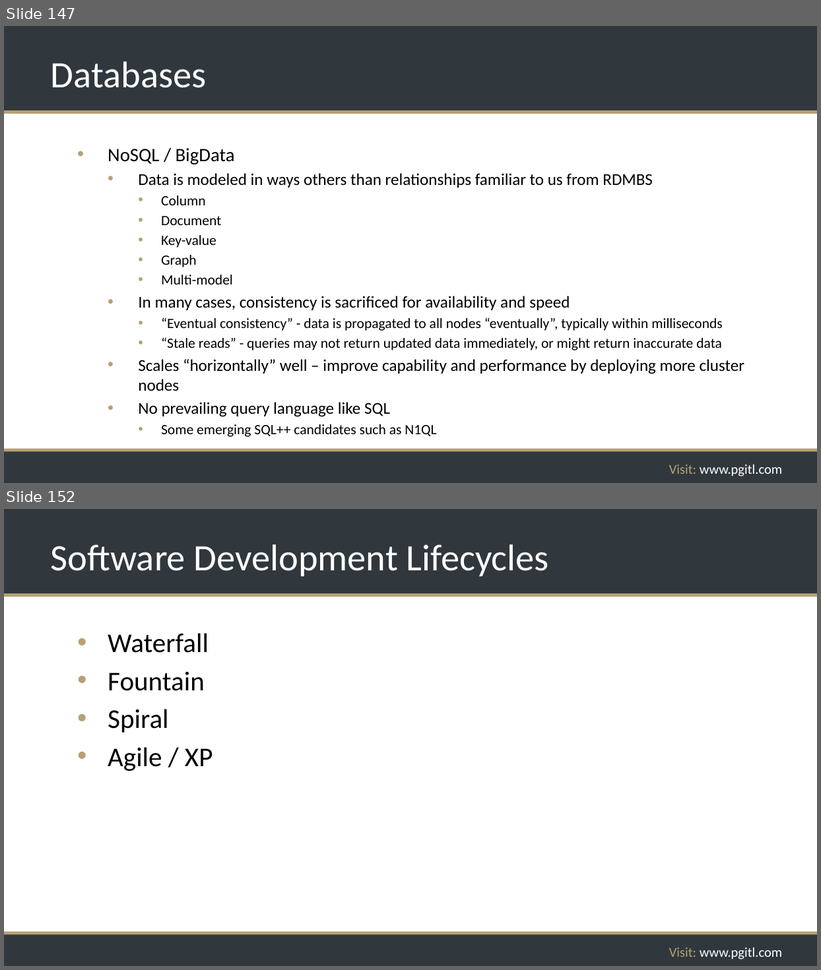
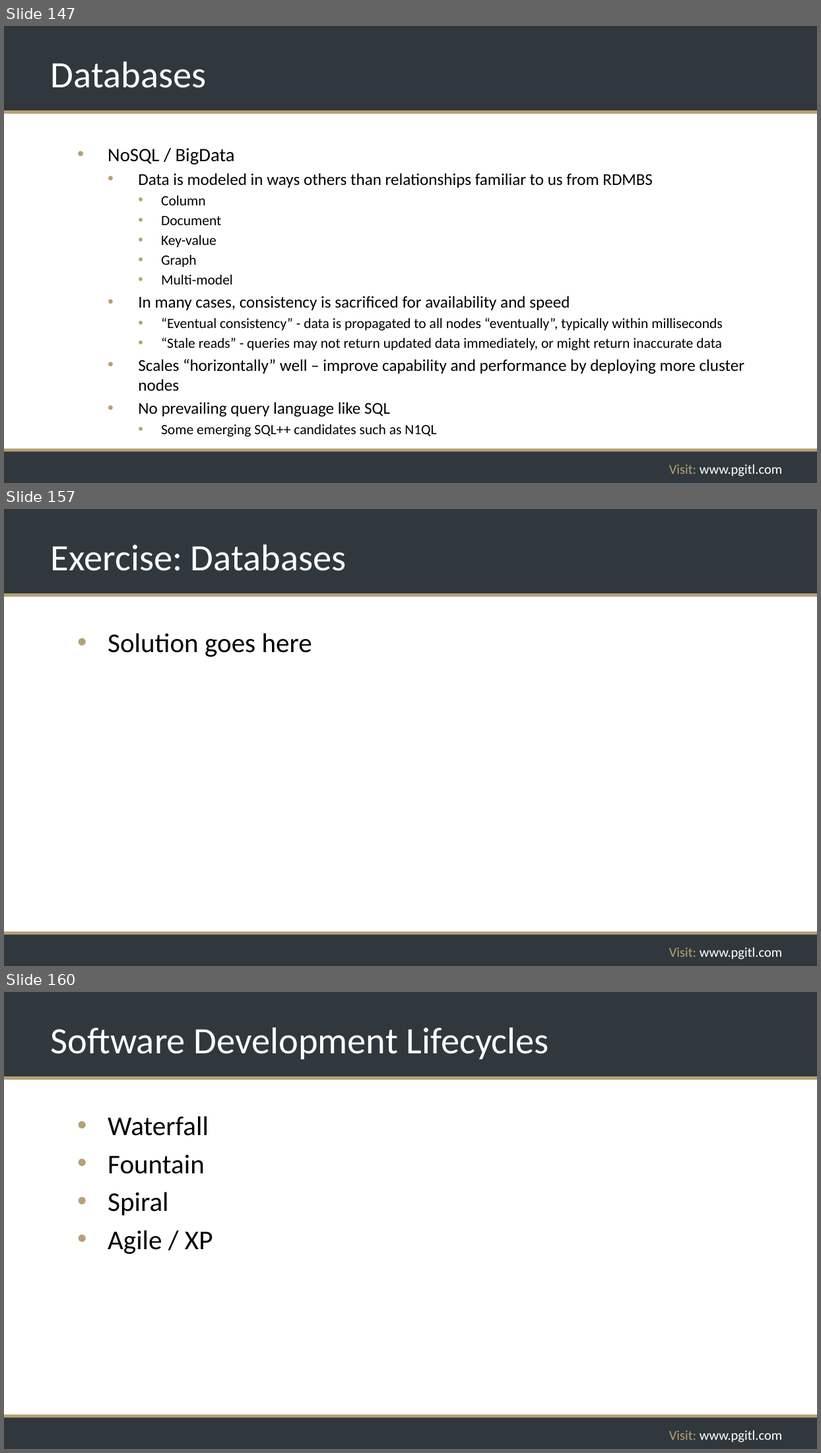
Before and after one commit to rikkouri/project-a, a slide deck: Programming Foundations.pptx. Shown one above the other, each under a label of ours: slides 147 and 152 before the commit, slides 147, 157 and 160 after it; the slides between them are not shown. The pictures are 821x970 and 821x1453 pixels, drawn with LibreOffice and Linux fonts; fonts in the diff are those of the drawing; background and template pictures are left out. Boxes give left, top, right and bottom in pixels: in the first picture for what was removed or moved away, otherwise in the second. Text is boxed around its words. In the diff, an @@ line names an element or a change of style, - is before the commit and + after.

Commit message:
Added more database slides

```diff
--- a/Programming Foundations.pptx
+++ b/Programming Foundations.pptx
@@ slide 157 added at [4,509,817,966], background #FFFFFF; not listed: 5 template elements that a slide beside it also shows @@
@@ title added at [51,544,346,571], 44 pt, text #FFFFFF @@
+Exercise: Databases
@@ text added at [108,633,312,657], 32 pt, text #000000 @@
+• Solution goes here
@@ what was slide 152 is now slide 160 @@
```
Also in this commit, not shown: 4 slides changed, 7 other slides added, 1 other file.
